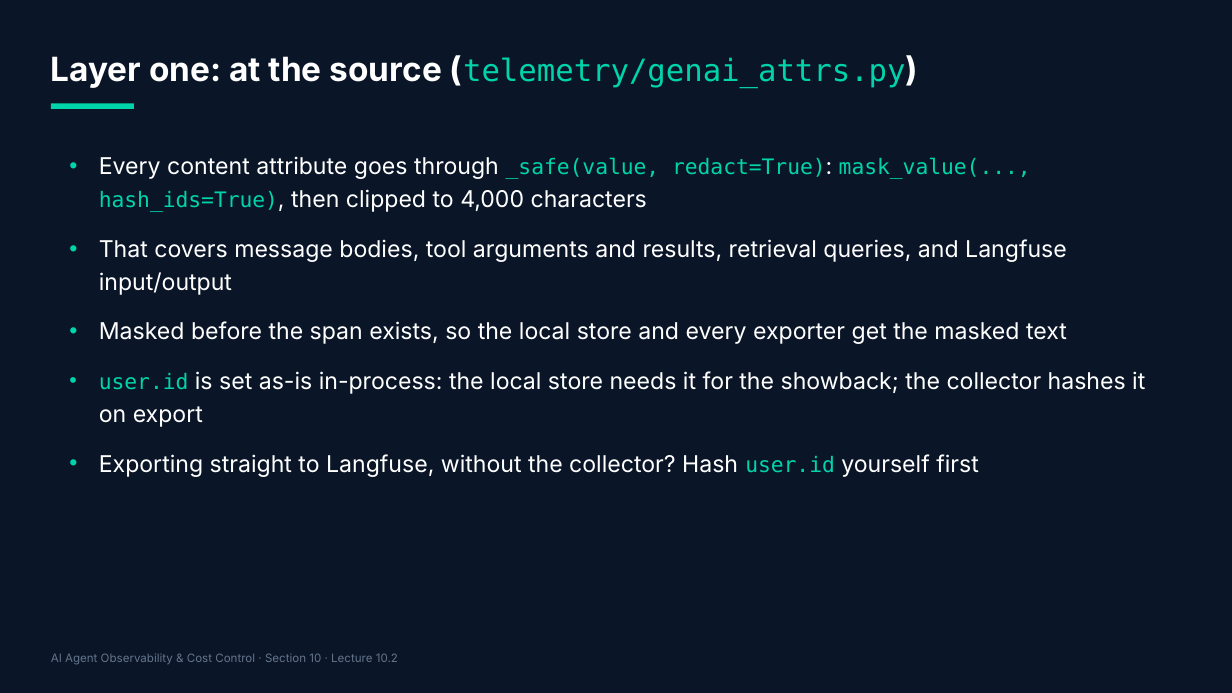
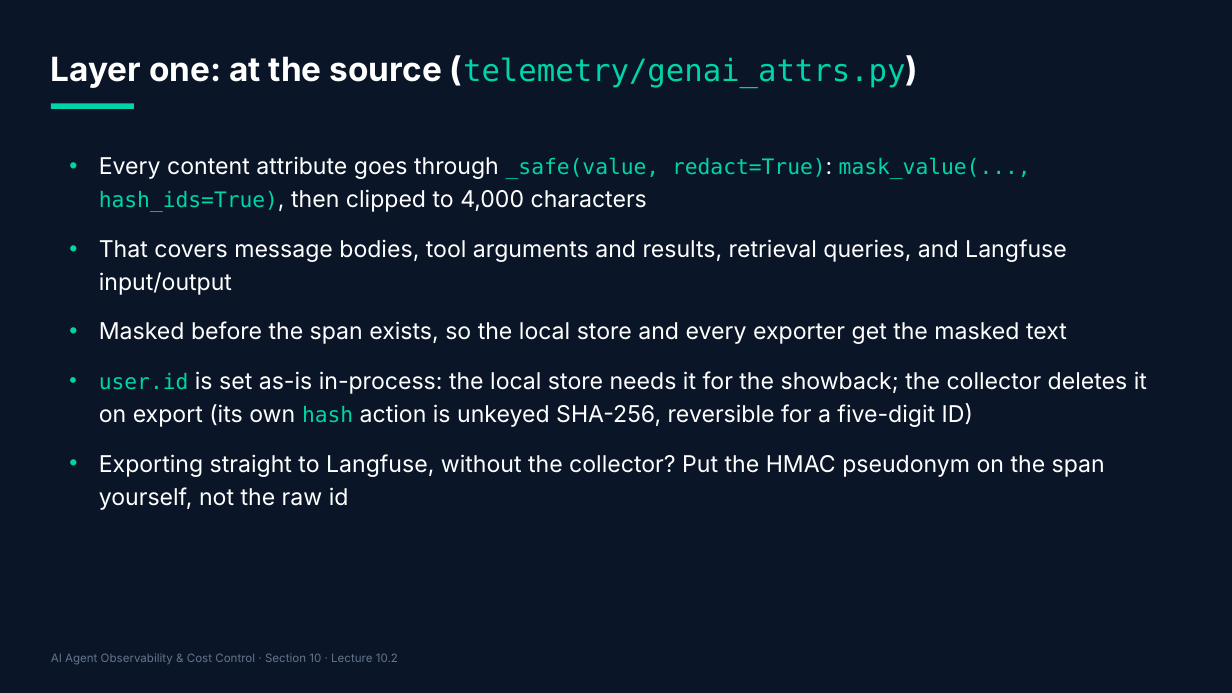
Before and after one commit to adithyagithub27/Course, a slide deck: slide 10 of agent-observability-course/10-graphics/slides/section-10.pptx. Drawn at 1232x693 pixels with LibreOffice and Linux fonts; fonts in the diff are those of the drawing. Boxes give left, top, right and bottom in pixels: in the first picture for what was removed or moved away, otherwise in the second. Text is boxed around its words. In the diff, an @@ line names an element or a change of style, - is before the commit and + after.

```diff
--- a/agent-observability-course/10-graphics/slides/section-10.pptx
+++ b/agent-observability-course/10-graphics/slides/section-10.pptx
@@ text at (x1=99, y1=371, x2=1147, y2=510): text changed @@
-• user.id is set as-is in-process: the local store needs it for the showback; the collector hashes it on export
-• Exporting straight to Langfuse, without the collector? Hash user.id yourself first
+• user.id is set as-is in-process: the local store needs it for the showback; the collector deletes it on export (its own hash action is unkeyed SHA-256, reversible for a five-digit ID)
+• Exporting straight to Langfuse, without the collector? Put the HMAC pseudonym on the span yourself, not the raw id
```
Also in this commit, not shown: 2 other slides changed, 22 other files.
